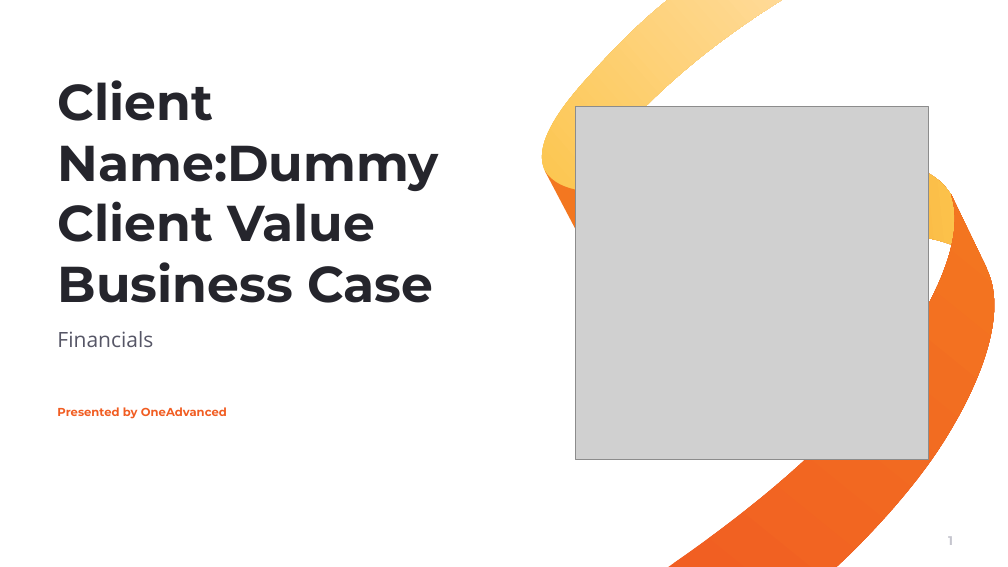
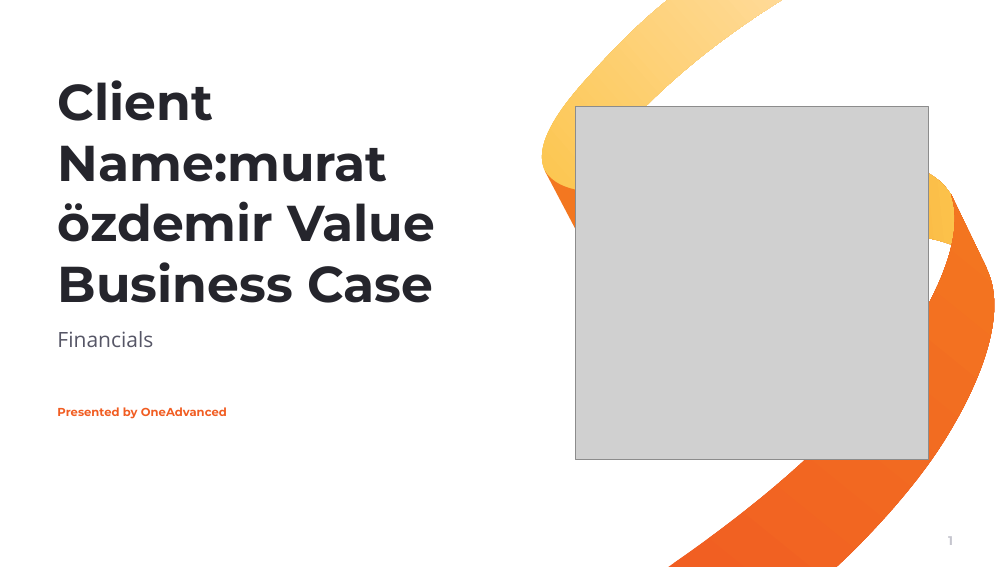
Before and after one commit to muratozdemirpiblo/ppt-api, a slide deck: slide 1 of output.pptx. Drawn at 1008x567 pixels with LibreOffice and Linux fonts; fonts in the diff are those of the drawing; grey boxes stand for pictures; background and template pictures are left out. Boxes give left, top, right and bottom in pixels: in the first picture for what was removed or moved away, otherwise in the second. Text is boxed around its words. In the diff, an @@ line names an element or a change of style, - is before the commit and + after.

```diff
--- a/output.pptx
+++ b/output.pptx
@@ title at bbox=[57, 80, 435, 303]: text changed @@
-Client Name:Dummy Client Value Business Case
+Client Name:murat özdemir Value Business Case
```
Also in this commit, not shown: 4 other slides changed, 2 other files.
